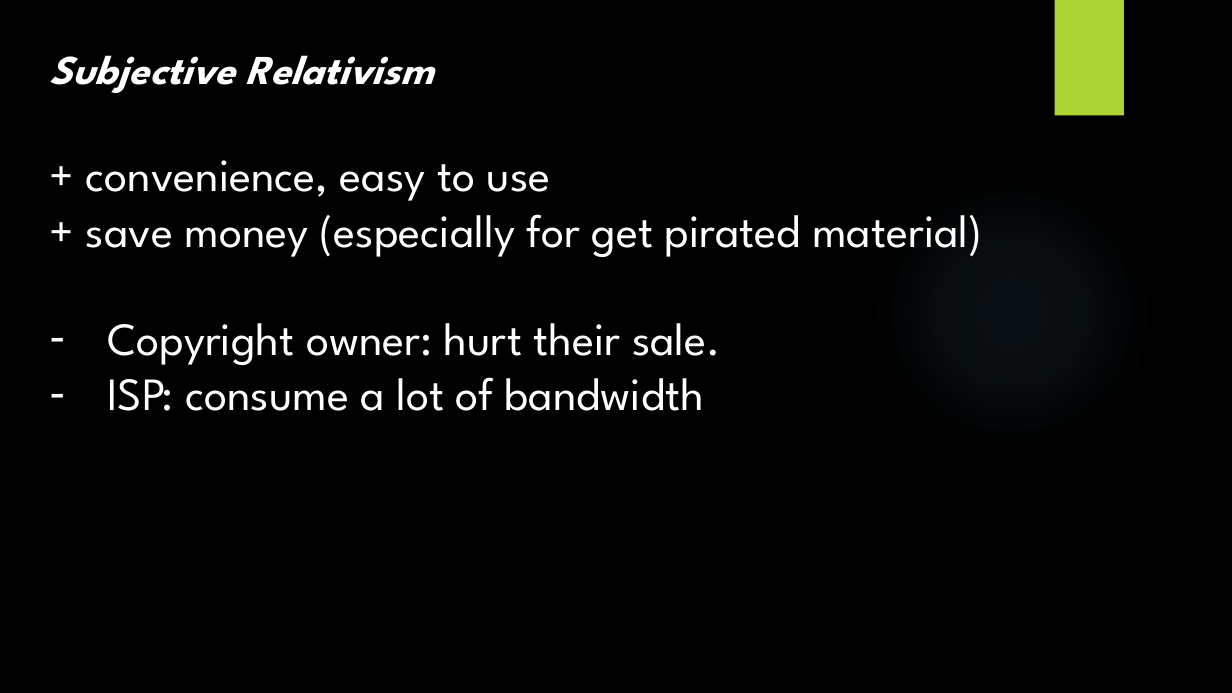
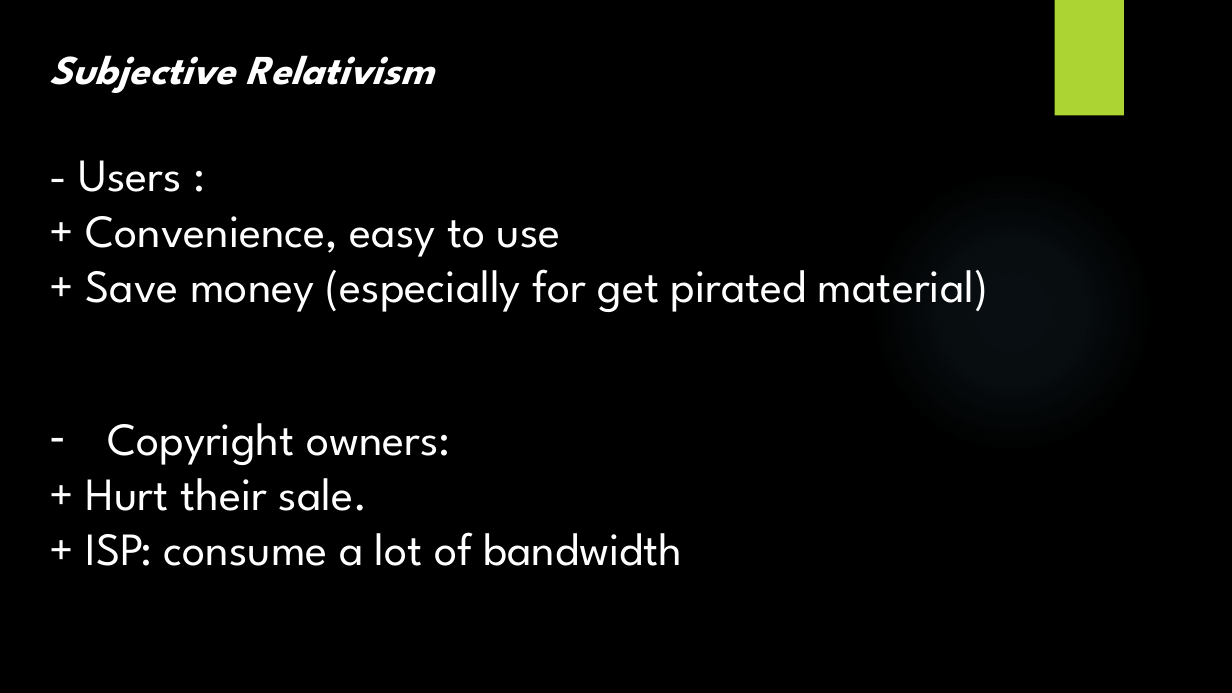
Before and after one commit to ttpro1995/ethics_final_latex, a slide deck: slide 11 of 1351040_1351030.pptx. Drawn at 1232x693 pixels with LibreOffice and Linux fonts; fonts in the diff are those of the drawing; background and template pictures are left out. Boxes give left, top, right and bottom in pixels: in the first picture for what was removed or moved away, otherwise in the second. Text is boxed around its words. In the diff, an @@ line names an element or a change of style, - is before the commit and + after.

```diff
--- a/1351040_1351030.pptx
+++ b/1351040_1351030.pptx
@@ text at [79,160,988,312]: text changed @@
-+ convenience, easy to use
-+ save money (especially for get pirated material)
+- Users :
++ Convenience, easy to use
++ Save money (especially for get pirated material)
@@ text at [86,423,683,566]: text changed @@
-– Copyright owner: hurt their sale.
-– ISP: consume a lot of bandwidth
+– Copyright owners:
++ Hurt their sale.
++ ISP: consume a lot of bandwidth
```
Also in this commit, not shown: 8 other slides changed, 3 slides added, 2 slides removed, 3 other files.
